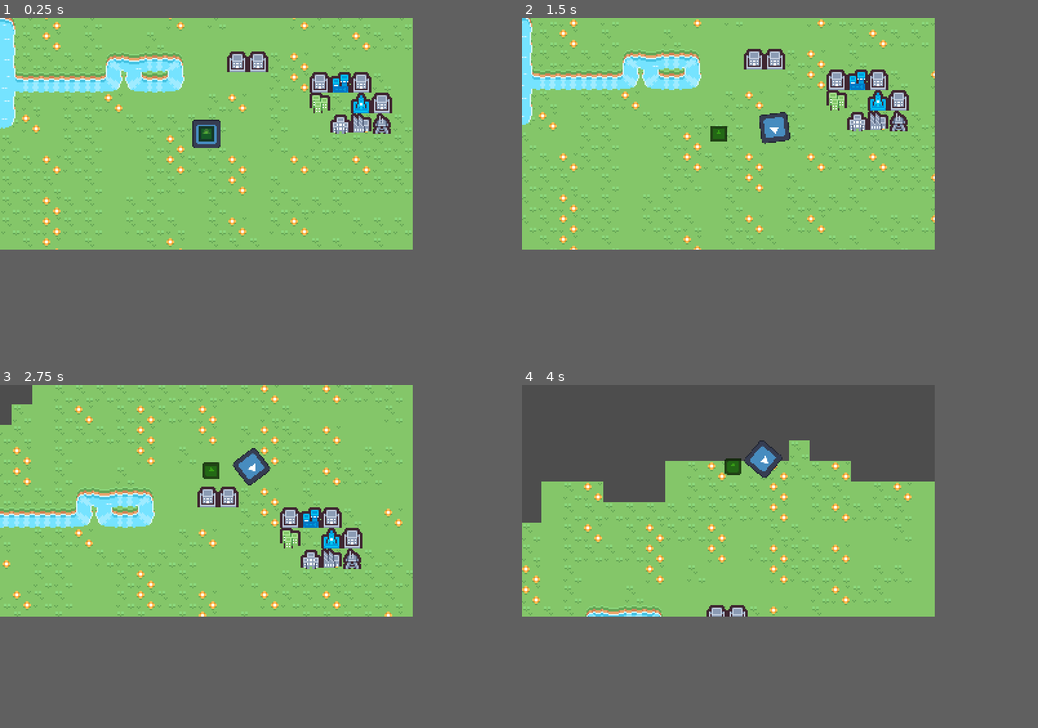
Above: before the commit, frames 1-4 (two rows, left to right).
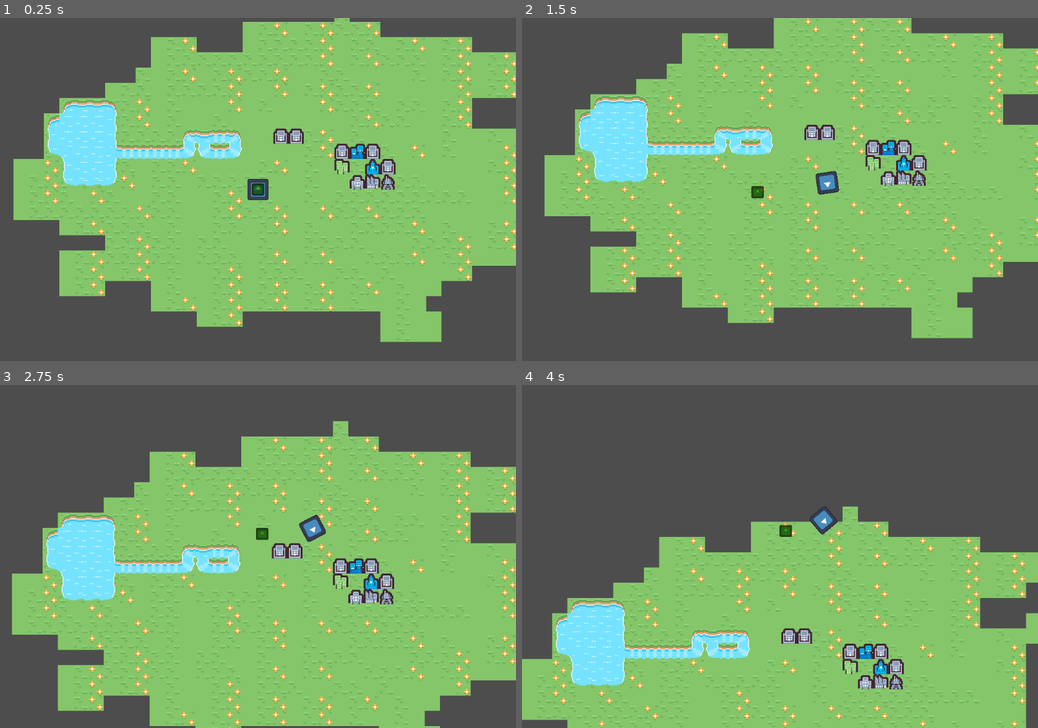
Above: after the commit, the same moments.

Repository: Simplexeon/root-tech-tree-editor
Game: Godot game, scene res://Scenes/main.tscn
Two runs of this game, one before a commit and one after it. Both use one fixed random seed, a clock stepped at 60 frames per second and the inputs below. The engine's default icon, where the game draws it, is replaced by a stand-in: a white triangle on a blue panel in a dark square.
Inputs (mouse positions are in pixels of both pictures, inside the frame that each line leads up to):
- Up to frame 1 (0.25 s): no input
- Up to frame 2 (1.5 s): tap Enter at 0.5 s; move the mouse to (821, 120) at 0.52 s; hold D (right) 0.53-1.28 s; click (821, 120) at 0.67 s; move the mouse to (707, 134) at 1.27 s; hold W (up) from 1.28 s (still down)
- Up to frame 3 (2.75 s): keep holding W (up); move the mouse to (216, 498) at 2.02 s
- Up to frame 4 (4 s): keep holding W (up); move the mouse to (723, 505) at 2.77 s; click (723, 505) at 2.92 s; move the mouse to (759, 505) at 3.52 s
In our replay, the window is 640x360 before the commit and 800x533 after it. These sizes can differ from the game's own. Grey fills any space a smaller window leaves; there, only what the larger window draws over its background counts as a difference.

The runs differ from the first frame. In frame 1, 46% of the frame differs, in the area x 0-100%, y 0-100%; in frame 2, 47%; in frame 3, 46%; in frame 4, 39%.

Commit message:
Tech tree progress

Diff:
--- a/project.godot
+++ b/project.godot
@@ -17,9 +17,10 @@
 
 [display]
 
-window/size/viewport_width=640
-window/size/viewport_height=360
-window/stretch/mode="viewport"
+window/size/viewport_width=1080
+window/size/viewport_height=720
+window/stretch/mode="canvas_items"
+window/stretch/aspect="ignore"
 window/stretch/scale=2.0
 window/stretch/scale_mode="integer"
 
Not shown, changed: addons/tech-tree-plus-plus/editor/TechTreeEditor.tscn
Not shown, added: addons/tech-tree-plus-plus/editor/editor_camera.gd
Not shown, added: addons/tech-tree-plus-plus/editor/tree_viewport.gd
